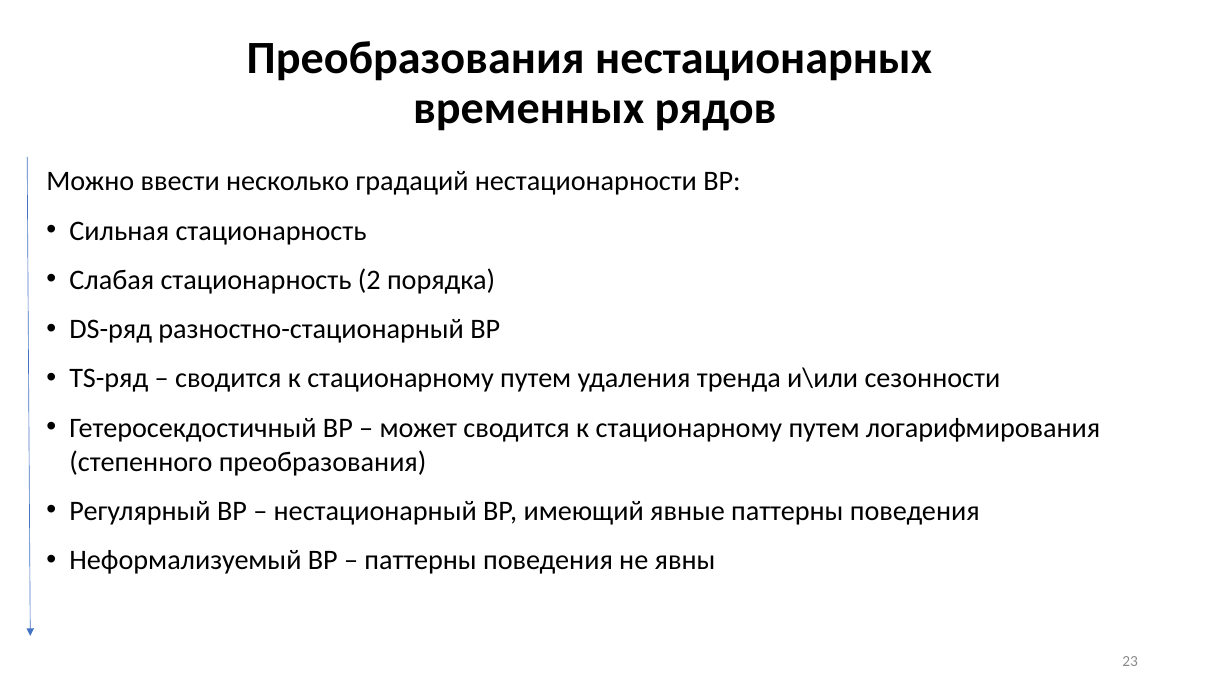
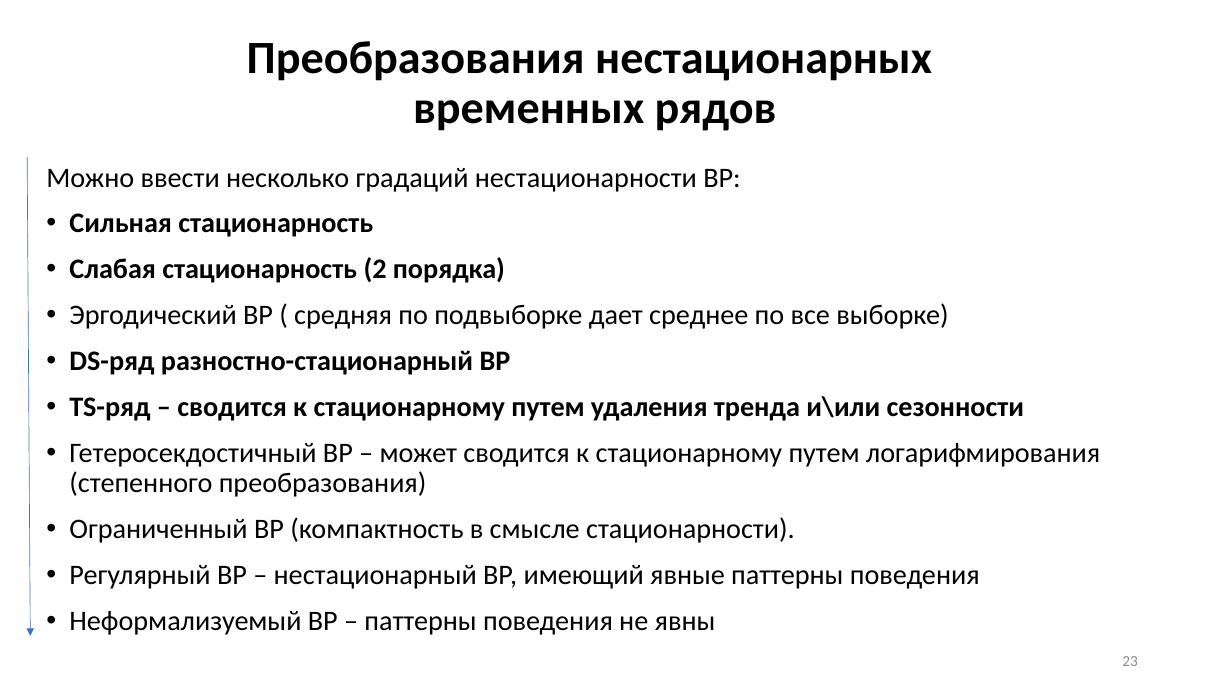
Before and after one commit to MVRonkin/TimeSeriesCourse, a slide deck: slide 23 of Last/LEC/02-1_TSStatistic.pptx. Drawn at 1232x693 pixels with LibreOffice and Linux fonts; fonts in the diff are those of the drawing. Boxes give left, top, right and bottom in pixels: in the first picture for what was removed or moved away, otherwise in the second. Text is boxed around its words. In the diff, an @@ line names an element or a change of style, - is before the commit and + after.

```diff
--- a/Last/LEC/02-1_TSStatistic.pptx
+++ b/Last/LEC/02-1_TSStatistic.pptx
@@ text at (46, 168, 1100, 635): bold on in "Сильная стационарность", "Слабая стационарность (2 порядка)", "DS-ряд разностно-стационарный ВР", "TS-ряд – сводится к стационарному путем удаления ..."; line spacing 1 to 0.9 @@
@@ text at (69, 303, 948, 329): paragraph added @@
+• Эргодический ВР ( средняя по подвыборке дает среднее по все выборке)
@@ text at (69, 517, 795, 543): paragraph added @@
+• Ограниченный ВР (компактность в смысле стационарности).
```
Also in this commit, not shown: 2 other files.
